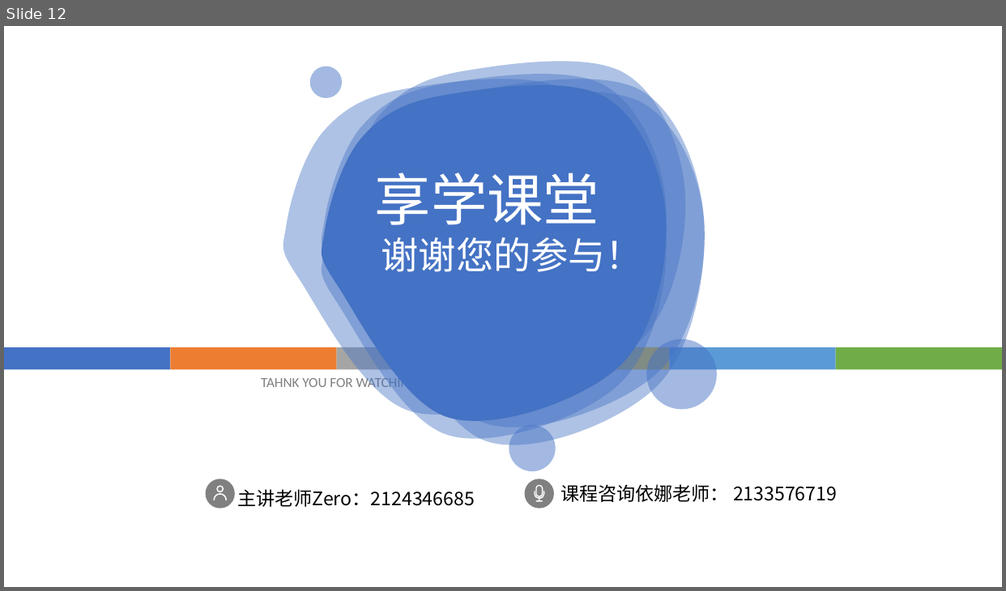
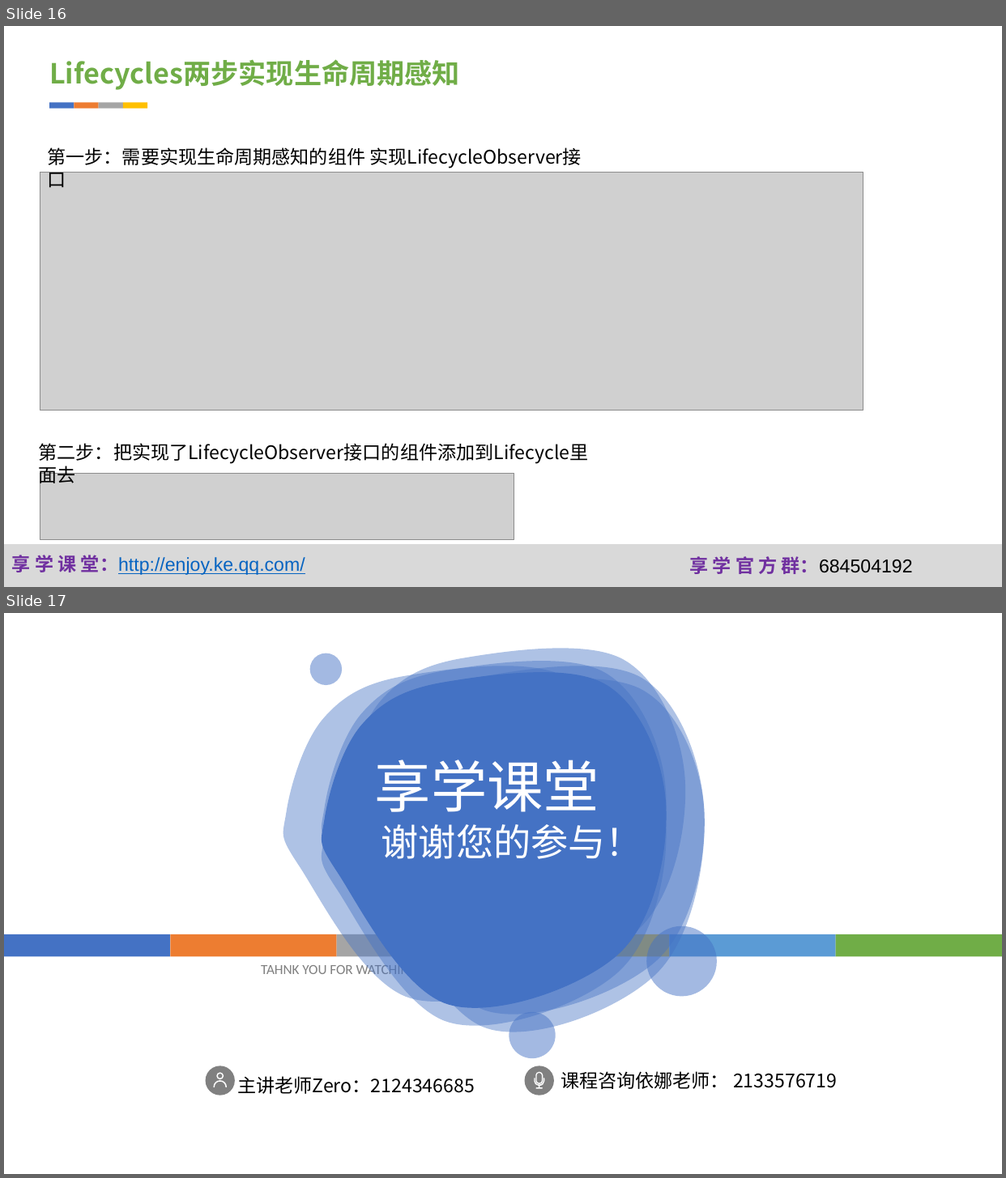
Before and after one commit to fanzhangvip/xiangxue, a slide deck: pre/Android Fragment爬坑记.pptx. Shown one above the other, each under a label of ours: slide 12 before the commit, slides 16 and 17 after it. The pictures are 1006x591 and 1006x1178 pixels, drawn with LibreOffice and Linux fonts; fonts in the diff are those of the drawing; grey boxes stand for pictures; background and template pictures are left out. Boxes give left, top, right and bottom in pixels: in the first picture for what was removed or moved away, otherwise in the second. Text is boxed around its words. In the diff, an @@ line names an element or a change of style, - is before the commit and + after.

```diff
--- a/pre/Android Fragment爬坑记.pptx
+++ b/pre/Android Fragment爬坑记.pptx
@@ slide 16 added at [4, 26, 1002, 587], background #FFFFFF @@
@@ text added at [49, 59, 460, 90], 26.6 pt, text #70AD47, bold @@
+Lifecycles两步实现生命周期感知
@@ group added at [49, 102, 147, 109]: 4 rectangles @@
@@ text added at [48, 148, 582, 169], 18 pt, text #000000 @@
+第一步：需要实现生命周期感知的组件 实现LifecycleObserver接口
@@ picture added at [40, 172, 863, 410] @@
@@ text added at [39, 443, 589, 464], 18 pt, text #000000 @@
+第二步：把实现了LifecycleObserver接口的组件添加到Lifecycle里面去
@@ picture added at [40, 474, 513, 540] @@
@@ rectangle added at [4, 544, 1002, 587], fill #D9D9D9 @@
@@ text added at [12, 555, 305, 575], 18 pt, text #0563C1, underline @@
+享 学 课 堂：http://enjoy.ke.qq.com/
@@ text added at [689, 557, 913, 574], 18 pt, text #000000 @@
+享 学 官 方 群：684504192
@@ what was slide 12 is now slide 17 @@
```
Also in this commit, not shown: 3 slides changed, 9 other slides added, 5 slides removed, 35 other files.
